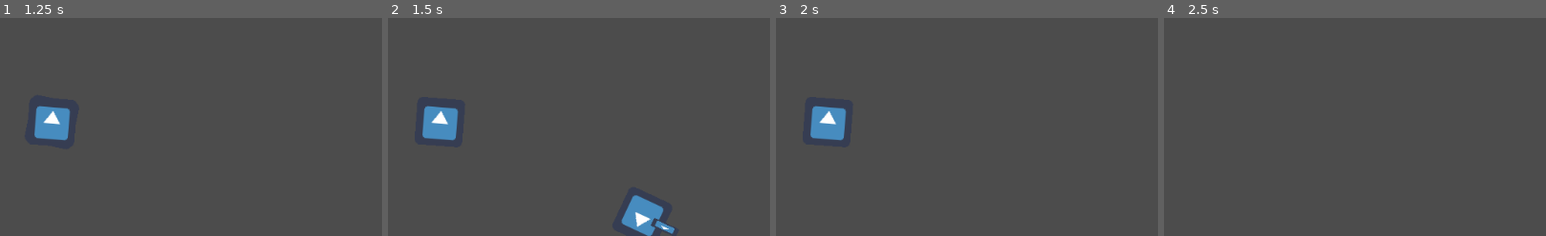
Above: before the commit, frames 1-4 (left to right).
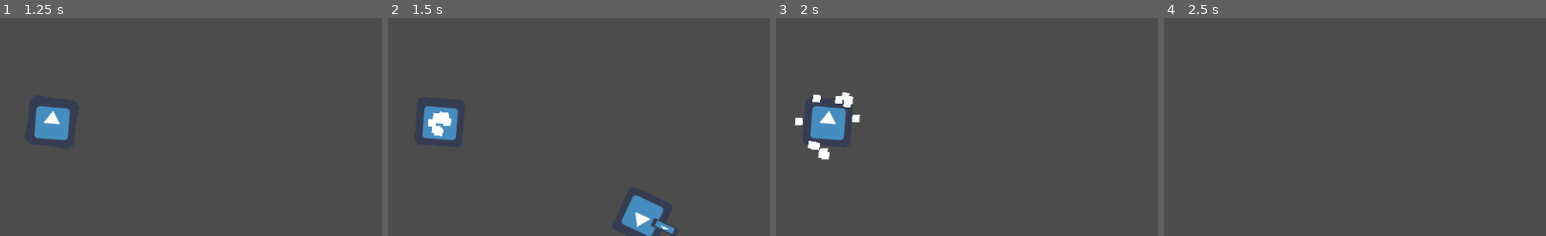
Above: after the commit, the same moments.

Repository: adrianriverof/juego-viaje
Game: Godot game, scene res://level.tscn
Same seed, same stepped clock (60 frames per second), same inputs: the game is played once before the commit and once after it. The engine's default icon, where the game draws it, is replaced by a stand-in: a white triangle on a blue panel in a dark square.
Inputs:
- Up to frame 1 (1.25 s): tap Enter at 0.5 s; hold Right (p1right) from 0.53 s (still down); hold A (p1mine) from 0.53 s (still down)
- Up to frame 2 (1.5 s): tap Space at 1.25 s; release Right (p1right) at 1.28 s; release A (p1mine) at 1.28 s; hold Down (p1down) from 1.28 s (still down); tap S (p1shoot) at 1.35 s
- Up to frame 3 (2 s): keep holding Down (p1down)
- Up to frame 4 (2.5 s): release Down (p1down) at 2.03 s; hold Right (p1right) from 2.03 s (still down); hold A (p1mine) from 2.03 s (still down)
The pictures show only the part of the screen within x 39-89%, y 27-76%; the shares and areas given below are measured in that part.

Frame 1 is identical in both runs. In frame 2, 0.3% of the frame differs, in the area x 10-17%, y 43-55%; in frame 3, 0.7%, in the area x 4-23%, y 34-66%; in frame 4, nothing differs.

Commit message:
particulas feotas

Diff:
--- a/mine.gd
+++ b/mine.gd
@@ -67,3 +67,5 @@
 	var explosion_radius = $Area2D/CollisionShape2D.shape.radius
 
 	body.velocity += (body.position - position).normalized() * (2000) * (-distancia + explosion_radius)/explosion_radius
+
+	$CPUParticles2D.emitting = true
--- a/mine.tscn
+++ b/mine.tscn
@@ -30,5 +30,20 @@
 [node name="delete_timer" type="Timer" parent="."]
 one_shot = true
 
+[node name="CPUParticles2D" type="CPUParticles2D" parent="."]
+position = Vector2( 0, 2 )
+emitting = false
+amount = 12
+one_shot = true
+explosiveness = 1.0
+direction = Vector2( 0, 0 )
+spread = 180.0
+gravity = Vector2( 0, 0 )
+initial_velocity = 76.19
+initial_velocity_random = 0.43
+angle_random = 1.0
+scale_amount = 10.0
+anim_speed_random = 0.12
+
 [connection signal="body_entered" from="Area2D" to="." method="_on_Area2D_body_entered"]
 [connection signal="timeout" from="delete_timer" to="." method="_on_delete_timer_timeout"]
